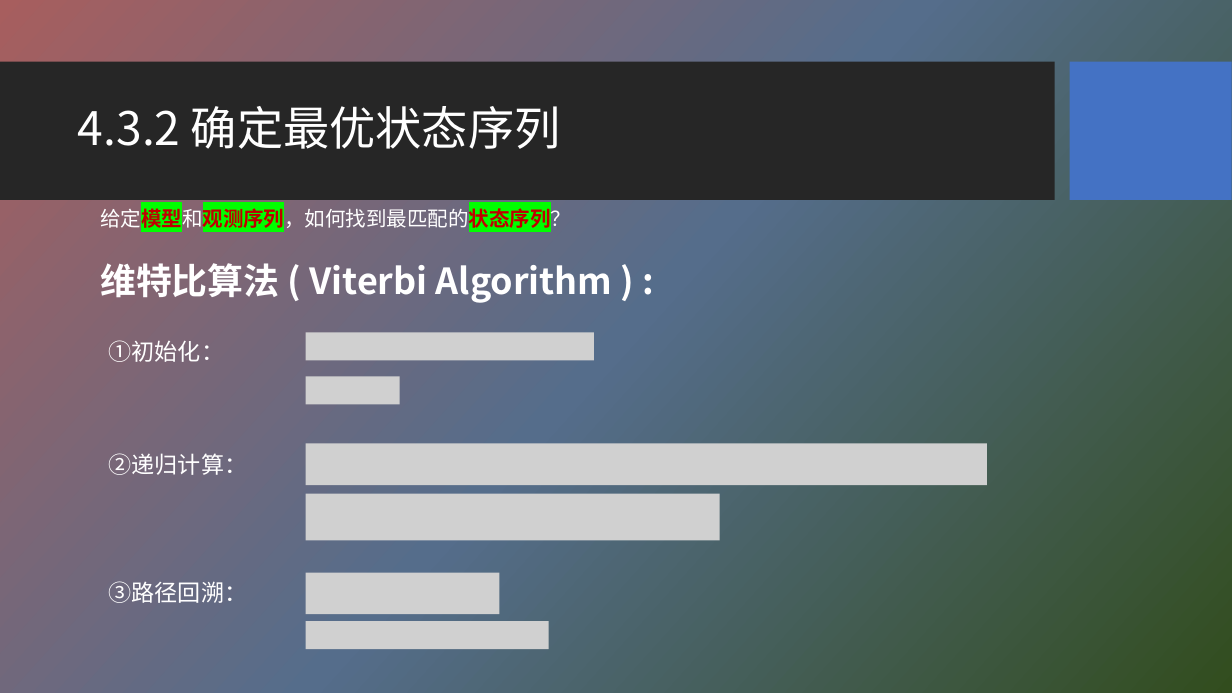
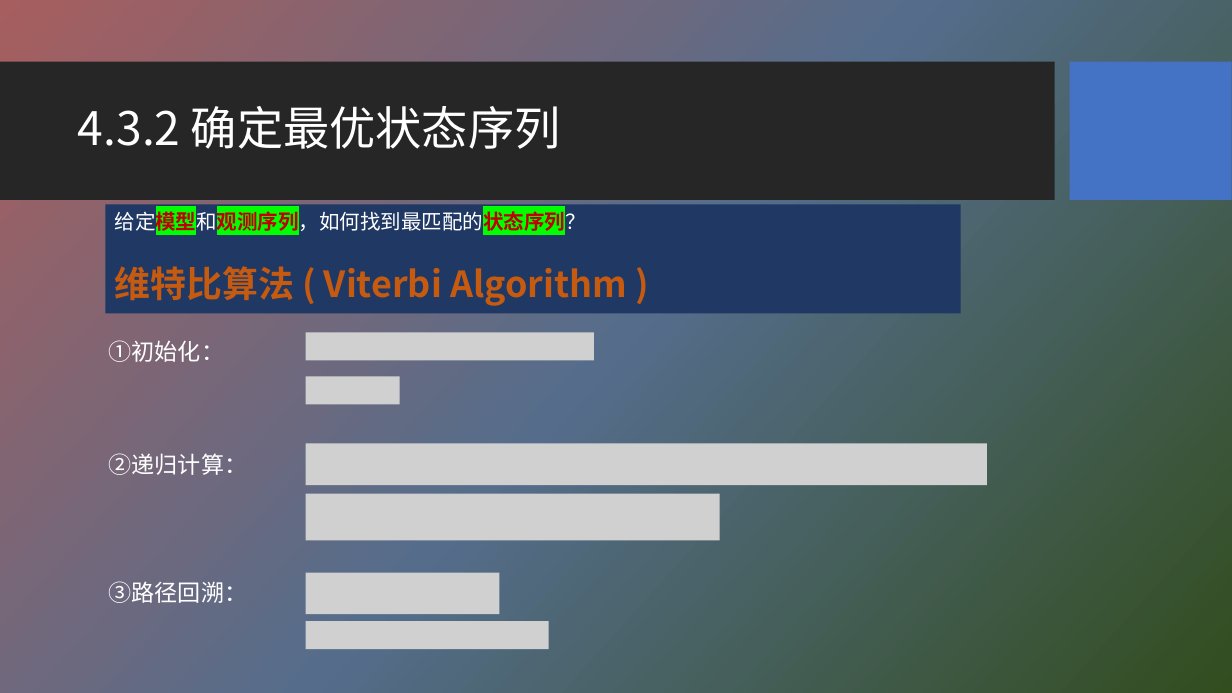
Before and after one commit to HBU/NLP_PPT, a slide deck: slide 19 of PPT-2020/ch04 隐马尔科夫模型.pptx. Drawn at 1232x693 pixels with LibreOffice and Linux fonts; fonts in the diff are those of the drawing; grey boxes stand for pictures; background and template pictures are left out. Boxes give left, top, right and bottom in pixels: in the first picture for what was removed or moved away, otherwise in the second. Text is boxed around its words. In the diff, an @@ line names an element or a change of style, - is before the commit and + after.

```diff
--- a/PPT-2020/ch04 隐马尔科夫模型.pptx
+++ b/PPT-2020/ch04 隐马尔科夫模型.pptx
@@ rectangle "给定模型和观测序列，如何找到最匹配的状态序列？": place and size @@
-rectangle "给定模型和观测序列，如何找到最匹配的状态序列？" at <box>100,206,613,303</box>
+rectangle "给定模型和观测序列，如何找到最匹配的状态序列？" at <box>105,204,961,313</box>
@@ rectangle "给定模型和观测序列，如何找到最匹配的状态序列？" at <box>105,204,961,313</box>: fill none to #203864 @@
@@ text in rectangle at <box>115,266,627,306</box>: text changed; text colour #FFFFFF to #C55A11 @@
-维特比算法 ( Viterbi Algorithm ) :
+维特比算法 ( Viterbi Algorithm )
```
Also in this commit, not shown: 15 other slides changed, 1 other file.
